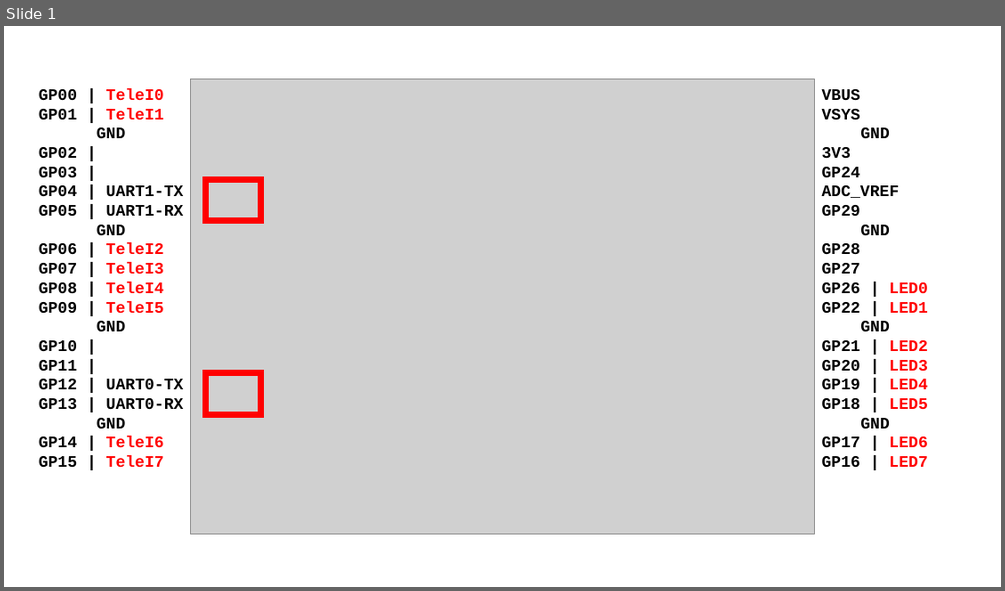
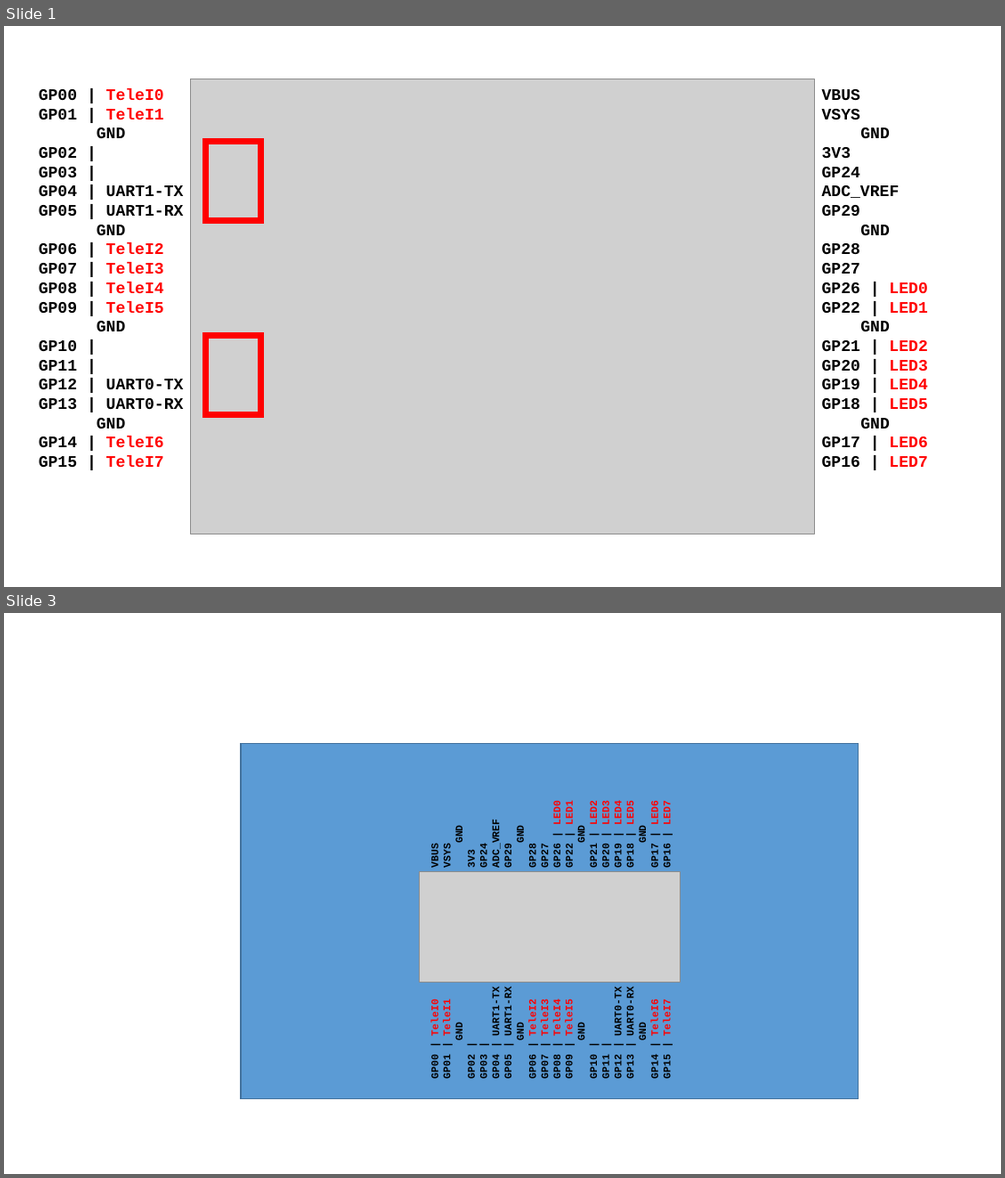
Before and after one commit to bdevijve/RP2040_8Teleinfo, a slide deck: HW/GPIO-MAPPING.pptx. Shown one above the other, each under a label of ours: slide 1 before the commit, slides 1 and 3 after it; the slides between them are not shown. The pictures are 1005x591 and 1005x1178 pixels, drawn with LibreOffice and Linux fonts; fonts in the diff are those of the drawing; grey boxes stand for pictures. Boxes give left, top, right and bottom in pixels: in the first picture for what was removed or moved away, otherwise in the second. Text is boxed around its words. In the diff, an @@ line names an element or a change of style, - is before the commit and + after.

```diff
--- a/HW/GPIO-MAPPING.pptx
+++ b/HW/GPIO-MAPPING.pptx
@@ slide 3 added at box(4, 613, 1001, 1174), background #FFFFFF @@
@@ rectangle added at box(241, 743, 858, 1098), fill #5B9BD5, outline #43739E 1 pt @@
@@ text added at box(454, 803, 673, 868), 9.8 pt, text #000000, bold @@
+VBUS
+VSYS
+GND
+3V3
+GP24
+ADC_VREF
+GP29
+GND
+GP28
+GP27
+GP26 | LED0
+GP22 | LED1
+GND
+GP21 | LED2
+GP20 | LED3
+GP19 | LED4
+GP18 | LED5
+GND
+GP17 | LED6
+GP16 | LED7
@@ picture added at box(420, 872, 680, 982) @@
@@ text added at box(429, 991, 673, 1078), 9.8 pt, text #000000, bold @@
+GP00 | TeleI0
+GP01 | TeleI1
+GND
+GP02 |
+GP03 |
+GP04 | UART1-TX
+GP05 | UART1-RX
+GND
+GP06 | TeleI2
+GP07 | TeleI3
+GP08 | TeleI4
+GP09 | TeleI5
+GND
+GP10 |
+GP11 |
+GP12 | UART0-TX
+GP13 | UART0-RX
+GND
+GP14 | TeleI6
+GP15 | TeleI7
@@ slide 1 changed as well @@
@@ rectangle: place and size @@
-rectangle at box(206, 179, 261, 220)
+rectangle at box(206, 141, 261, 221)
@@ rectangle: place and size @@
-rectangle at box(206, 373, 261, 414)
+rectangle at box(206, 336, 261, 414)
```
Also in this commit, not shown: 1 other slide added.
